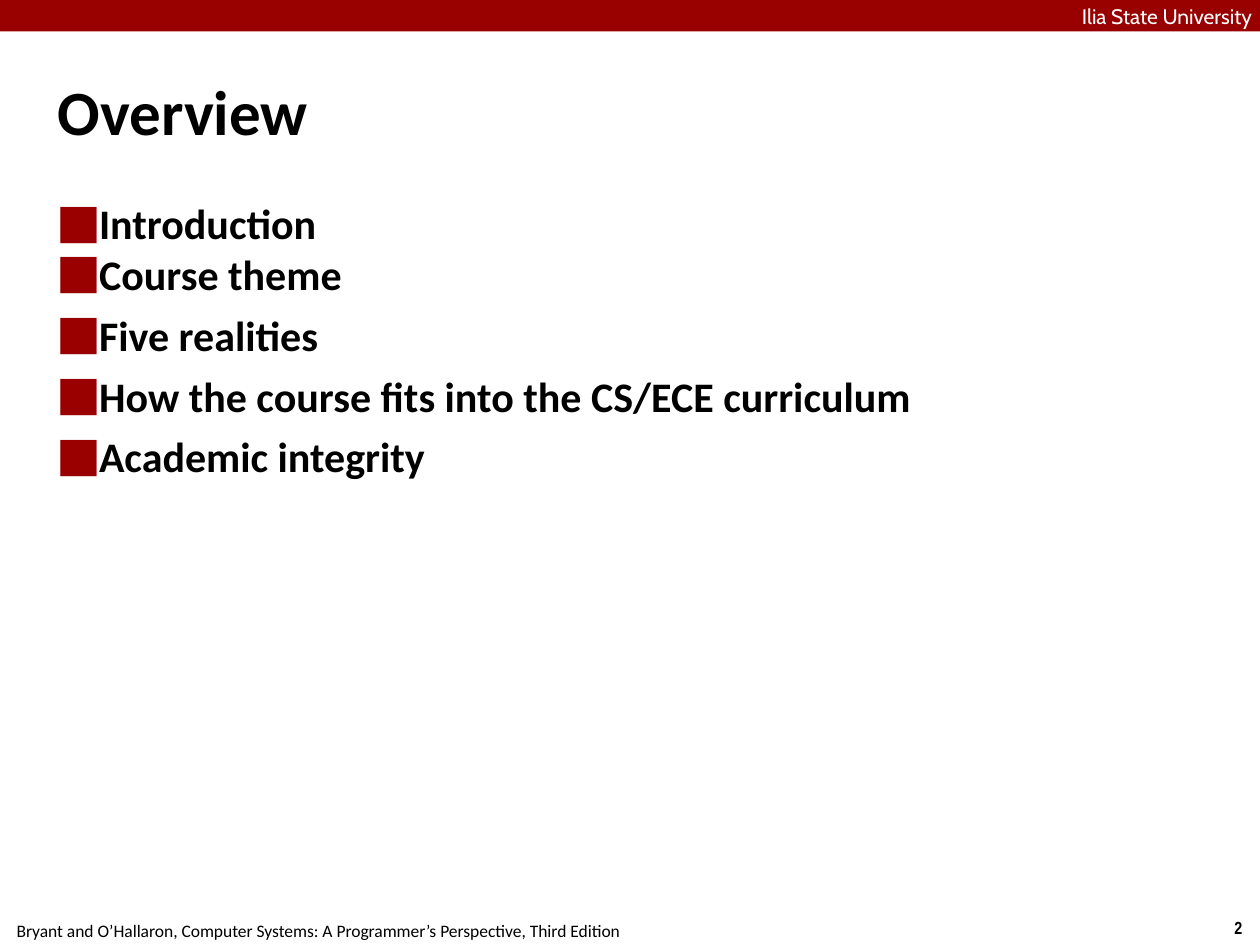
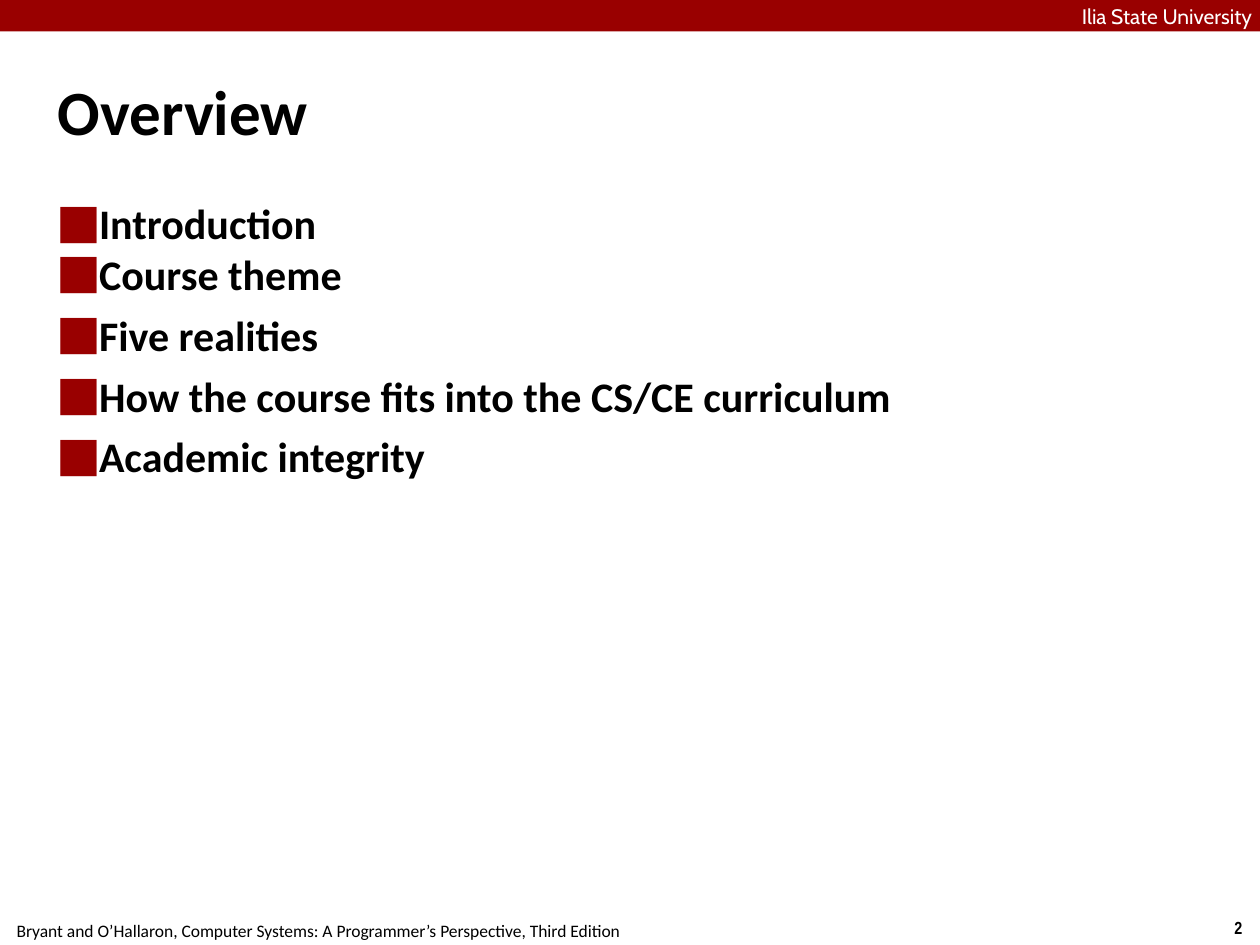
Before and after one commit to abstraction-builder/Fall2022, a slide deck: slide 2 of weekly-material/Week1/Lec1/01-overview.pptx. Drawn at 1260x945 pixels with LibreOffice and Linux fonts; fonts in the diff are those of the drawing. Boxes give left, top, right and bottom in pixels: in the first picture for what was removed or moved away, otherwise in the second. Text is boxed around its words. In the diff, an @@ line names an element or a change of style, - is before the commit and + after.

Commit message:
Update 01-overview.pptx presentation

```diff
--- a/weekly-material/Week1/Lec1/01-overview.pptx
+++ b/weekly-material/Week1/Lec1/01-overview.pptx
@@ text at [99, 382, 890, 414]: text changed @@
-⬛ How the course fits into the CS/ECE curriculum
+⬛ How the course fits into the CS/CE curriculum
```
Also in this commit, not shown: 2 other slides changed.
